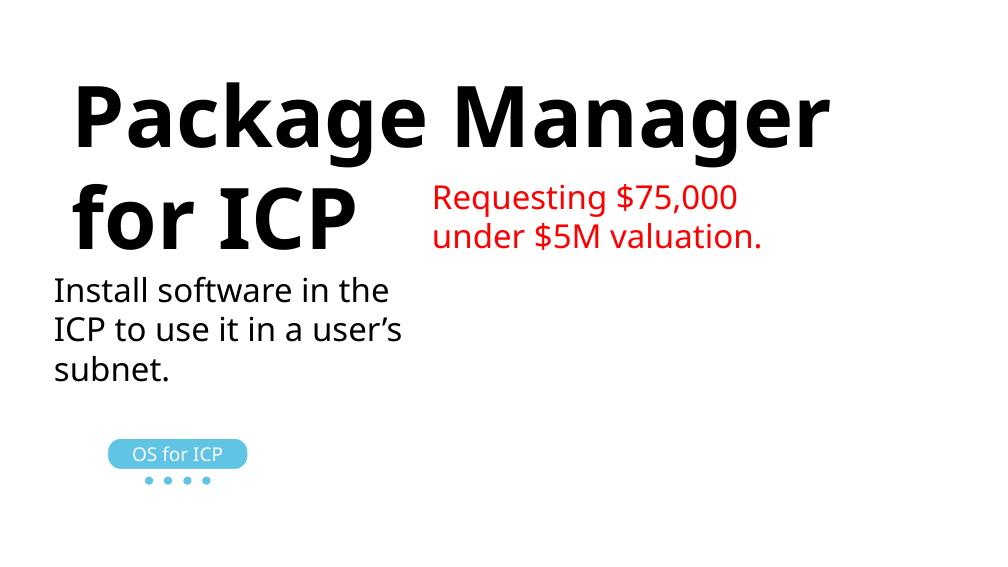
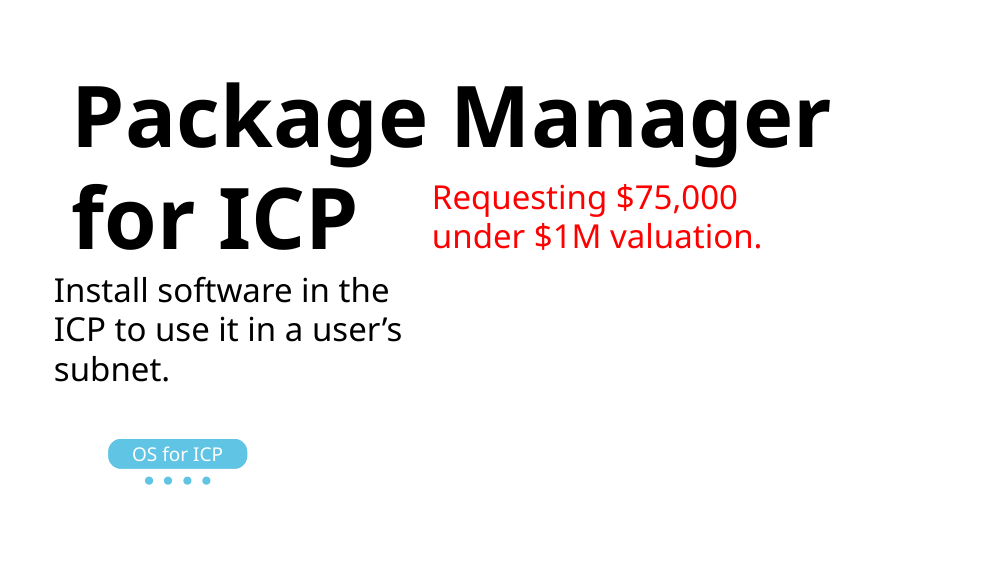
Before and after one commit to vporton/icp-package-manager, a slide deck: slide 1 of docs/long-pitchdeck.odp. Drawn at 1008x567 pixels with LibreOffice and Linux fonts; fonts in the diff are those of the drawing; background and template pictures are left out. Boxes give left, top, right and bottom in pixels: in the first picture for what was removed or moved away, otherwise in the second. Text is boxed around its words. In the diff, an @@ line names an element or a change of style, - is before the commit and + after.

```diff
--- a/docs/long-pitchdeck.odp
+++ b/docs/long-pitchdeck.odp
@@ title at (432, 184, 762, 250): text changed @@
-Requesting $75,000
-under $5M valuation.
+Requesting $75,000
+under $1M valuation.
```
Also in this commit, not shown: 1 other file.
